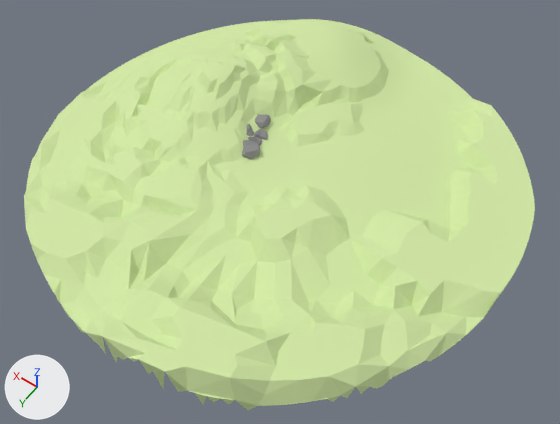
Renders of the glTF model public/lowpoly.glb from each side of a commit.
Both versions are drawn from a camera (50 mm lens) standing at (-23.2, 31.2, 43.1) and looking at (-3.4, 3.3, -0.6). Every picture has the same lights, and +X, +Y and +Z are marked at lower left. Where no turn or scale is listed for an object, it has been applied to the vertices. Vertices at the same position are counted once.

The first picture shows 'Rocks'.
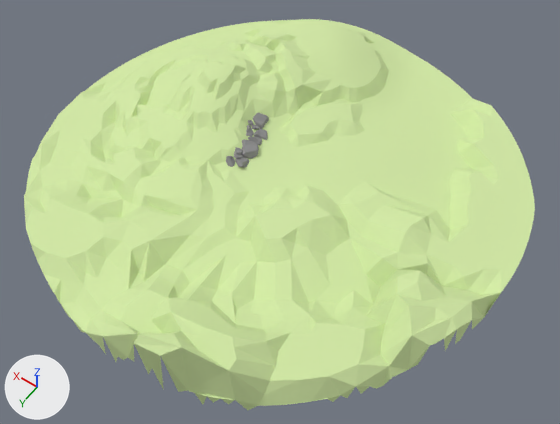
What differs and where, as boxes [x1, y1, x2, y2] in the pictures (560 x 424 px; the box of a moved part takes in the faces that stretch with it):
part 1 of me_rocks, added: after [226, 156, 235, 167]
part 2 of me_rocks, built on: before [242, 114, 271, 159]; after [234, 113, 269, 168]
part 3 of me_rocks, moved or reshaped: [338, 182, 501, 370] in both
part 4 of me_rocks, moved or reshaped: [103, 298, 276, 406] in both

The change in detail:
me_rocks is used by ob_rocks; location (4.49, 0.0, 0.5).
me_rocks had 2199 vertices, 4150 faces and spanned x -23.8..12.4, y -17.3..18.9, z -1.2..3.8.
me_rocks now has 3146 vertices, 6020 faces and spans x -23.8..12.4, y -17.3..18.9, z -1.2..4.1.
me_rocks part 1: a new loose piece of 155 vertices spanning x -3.7..-2.9, y 2.6..3.4, z 0.7..1.5, in mat_material (picture img_imphenziapalette01).
me_rocks part 2: 263 vertices moved from x -4.6..-2.2, y -2.1..2.2, z 0.6..1.6 to x -4.5..-2.1, y -2.0..2.2, z 0.6..1.7; 67 vertices removed from x -4.6..-2.3, y -2.1..2.1, z 0.6..1.6; 859 vertices added at x -4.5..-2.2, y -2.0..3.2, z 0.6..1.7.
me_rocks part 3: 35 vertices moved from x -23.2..-12.3, y -1.7..8.4, z -1.1..0.7 to x -23.2..-12.3, y -1.7..8.4, z -0.9..2.3.
me_rocks part 4: 16 vertices moved from x -13.8..-7.8, y 14.8..18.8, z 1.0..2.0 to x -13.8..-7.8, y 14.8..18.8, z 1.4..4.1.
